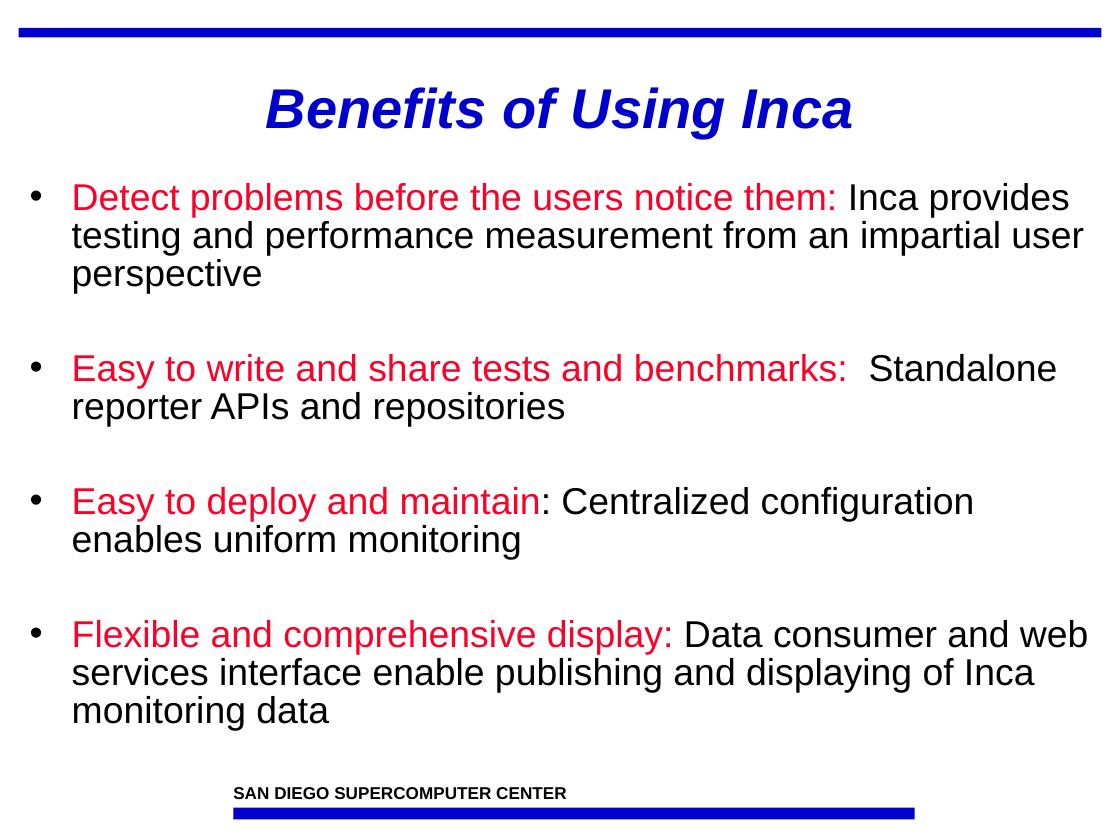
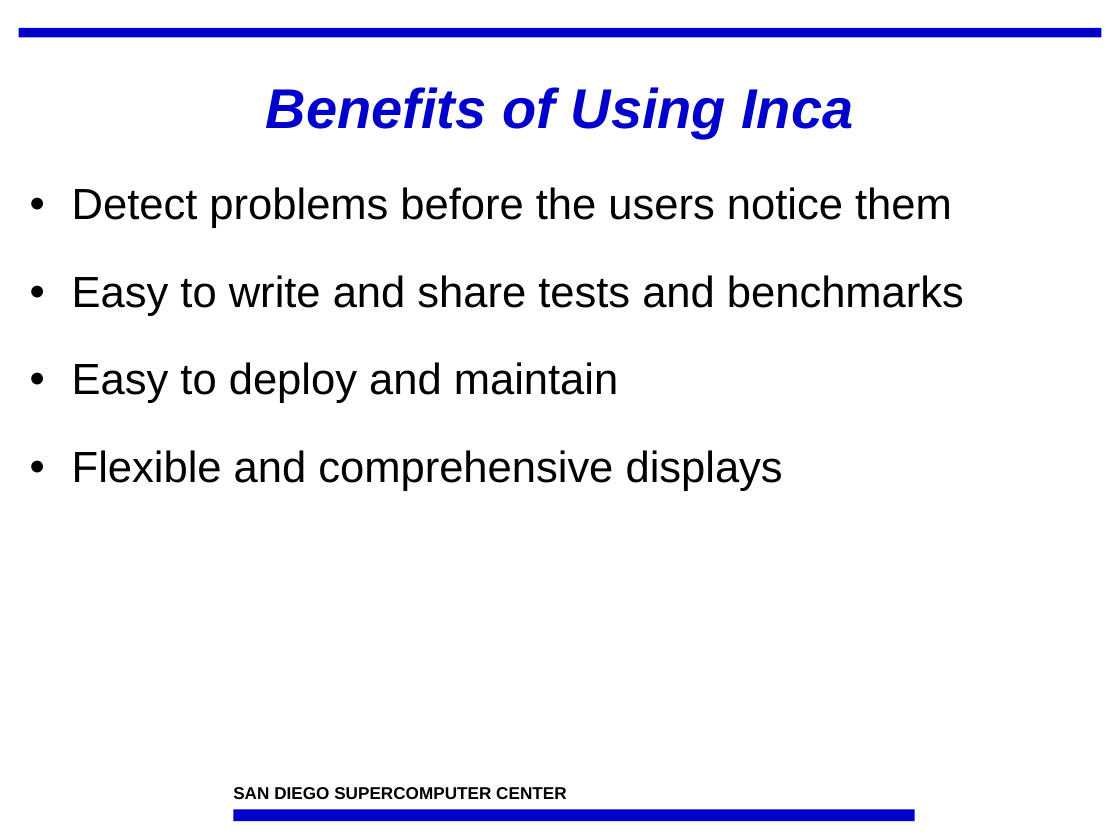
Before and after one commit to IncaProject/inca-xsede, a slide deck: slide 16 of talks/sc07/inca-sc07.ppt (slide 17 before the commit). Drawn at 1120x840 pixels with LibreOffice and Linux fonts; fonts in the diff are those of the drawing; background and template pictures are left out. Boxes give left, top, right and bottom in pixels: in the first picture for what was removed or moved away, otherwise in the second. Text is boxed around its words. In the diff, an @@ line names an element or a change of style, - is before the commit and + after.

```diff
--- a/talks/sc07/inca-sc07.ppt
+++ b/talks/sc07/inca-sc07.ppt
@@ text at (72,187,964,491): text changed; size 24 to 28 pt @@
-• Detect problems before the users notice them: Inca provides testing and performance measurement from an impartial user perspective
-• Easy to write and share tests and benchmarks: Standalone reporter APIs and repositories
-• Easy to deploy and maintain: Centralized configuration enables uniform monitoring
-• Flexible and comprehensive display: Data consumer and web services interface enable publishing and displaying of Inca monitoring data
+• Detect problems before the users notice them
+• Easy to write and share tests and benchmarks
+• Easy to deploy and maintain
+• Flexible and comprehensive displays
```
Also in this commit, not shown: 17 other slides changed, 1 slide added, 2 slides removed, 16 other files.
